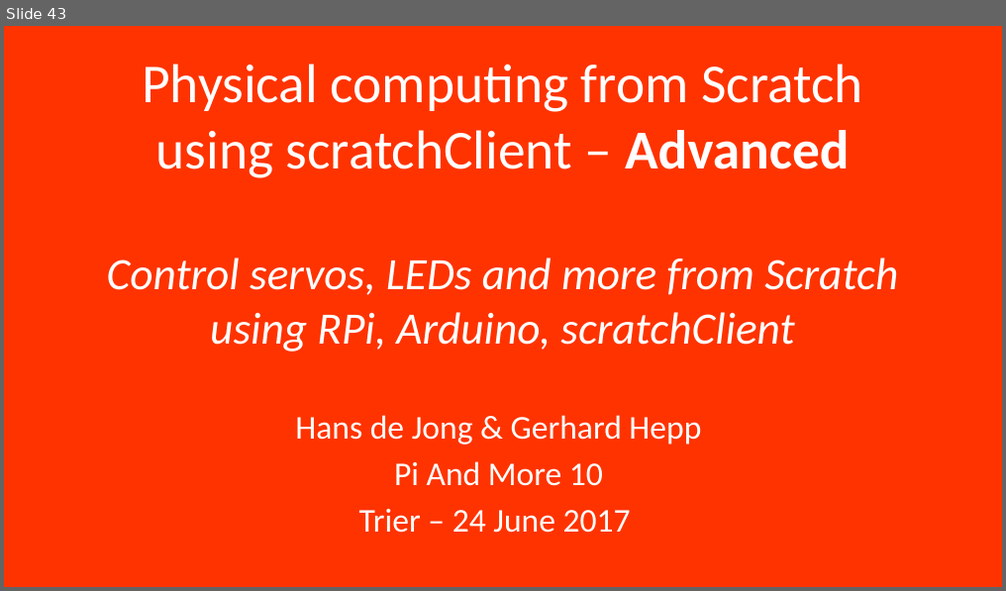
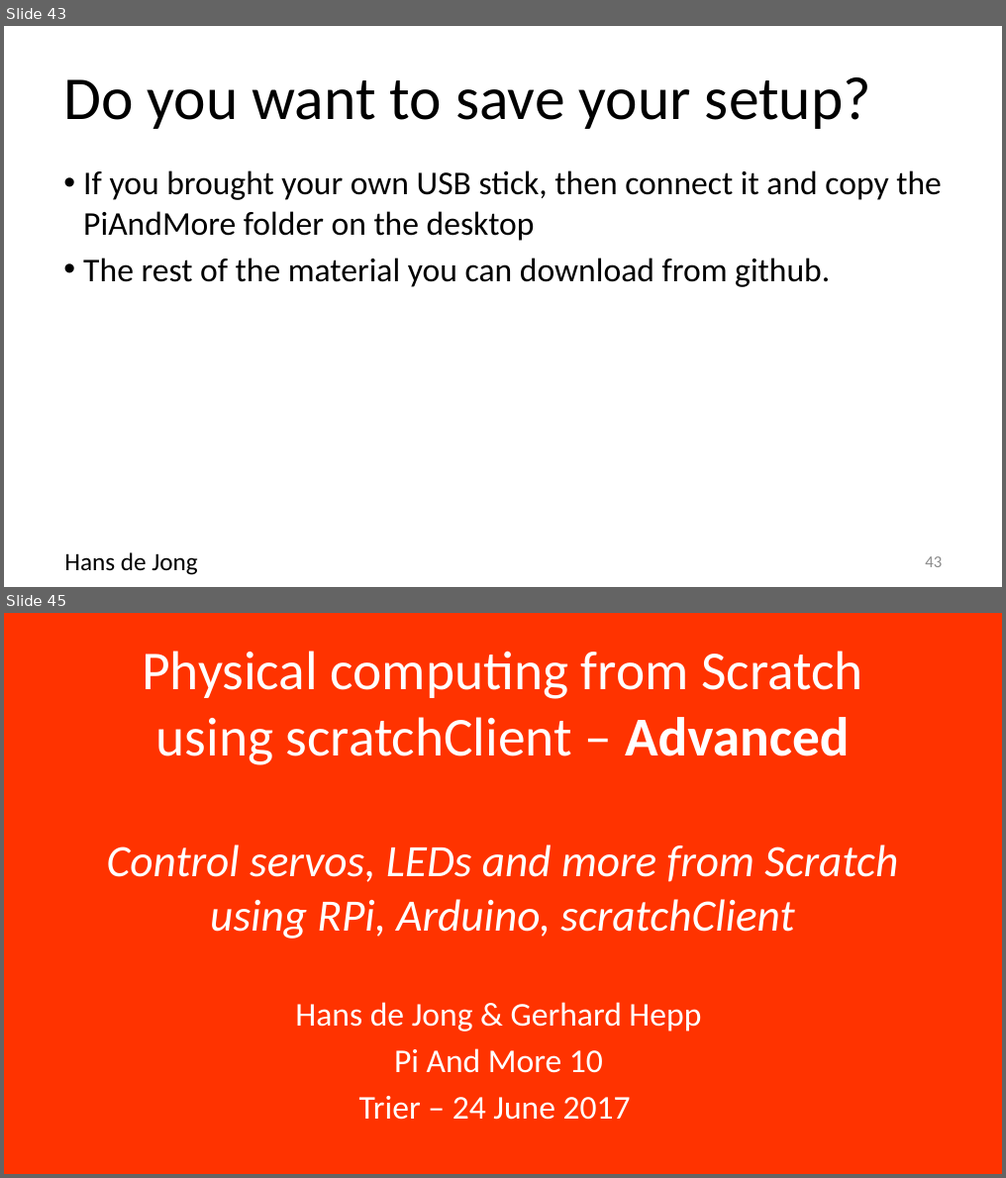
Before and after one commit to hansdejongehv/Weekendschool-PiAndMore, a slide deck: PiAndMore/Part-1--Breadboard/PiAndMore workshop physical computing with Arduino - part 1 - Beginners and Advanced.v0.3.pptx. Shown one above the other, each under a label of ours: slide 43 before the commit, slides 43 and 45 after it; the slides between them are not shown. The pictures are 1006x591 and 1006x1178 pixels, drawn with LibreOffice and Linux fonts; fonts in the diff are those of the drawing; background and template pictures are left out. Boxes give left, top, right and bottom in pixels: in the first picture for what was removed or moved away, otherwise in the second. Text is boxed around its words. In the diff, an @@ line names an element or a change of style, - is before the commit and + after.

```diff
--- a/PiAndMore/Part-1--Breadboard/PiAndMore workshop physical computing with Arduino - part 1 - Beginners and Advanced.v0.3.pptx
+++ b/PiAndMore/Part-1--Breadboard/PiAndMore workshop physical computing with Arduino - part 1 - Beginners and Advanced.v0.3.pptx
@@ slide 43 added at (x1=4, y1=26, x2=1002, y2=587), background #FFFFFF @@
@@ title added at (x1=63, y1=77, x2=871, y2=129), 44 pt, text #000000 @@
+Do you want to save your setup?
@@ text added at (x1=83, y1=171, x2=942, y2=287), 24 pt, text #000000 @@
+• If you brought your own USB stick, then connect it and copy the PiAndMore folder on the desktop
+• The rest of the material you can download from github.
@@ text added at (x1=64, y1=553, x2=197, y2=575), 18 pt, text #000000 @@
+Hans de Jong
@@ page number added at (x1=925, y1=557, x2=942, y2=568), 12 pt, text #8C8C8C @@
+43
@@ what was slide 43 is now slide 45 @@
```
Also in this commit, not shown: 1 slide changed, 12 other slides added.
